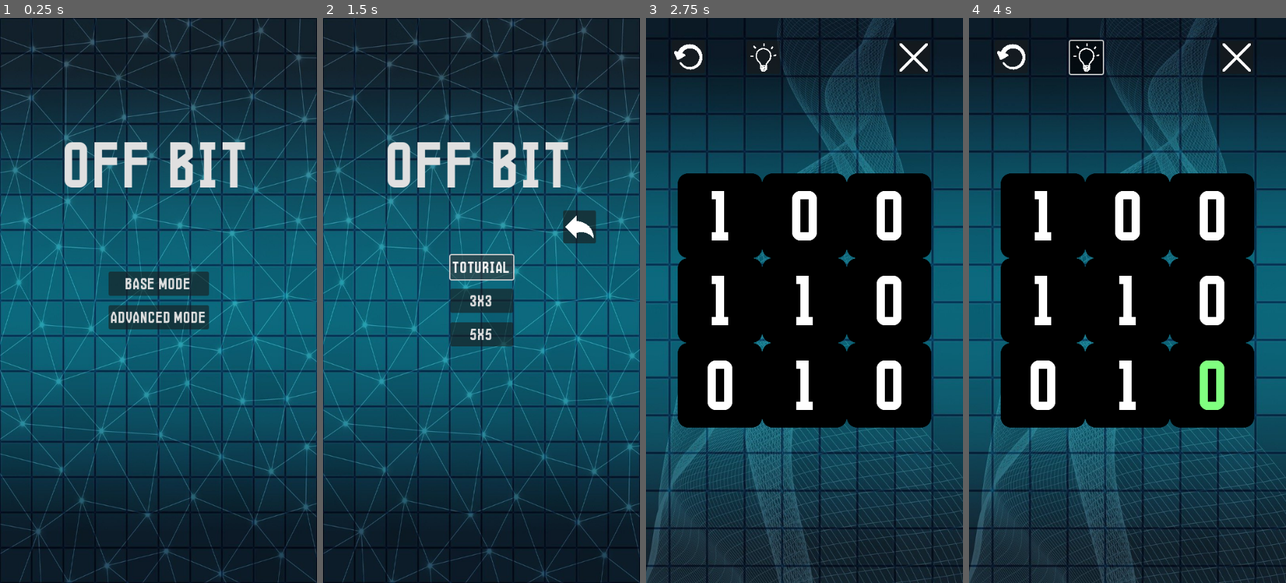
Above: before the commit, frames 1-4 (left to right).
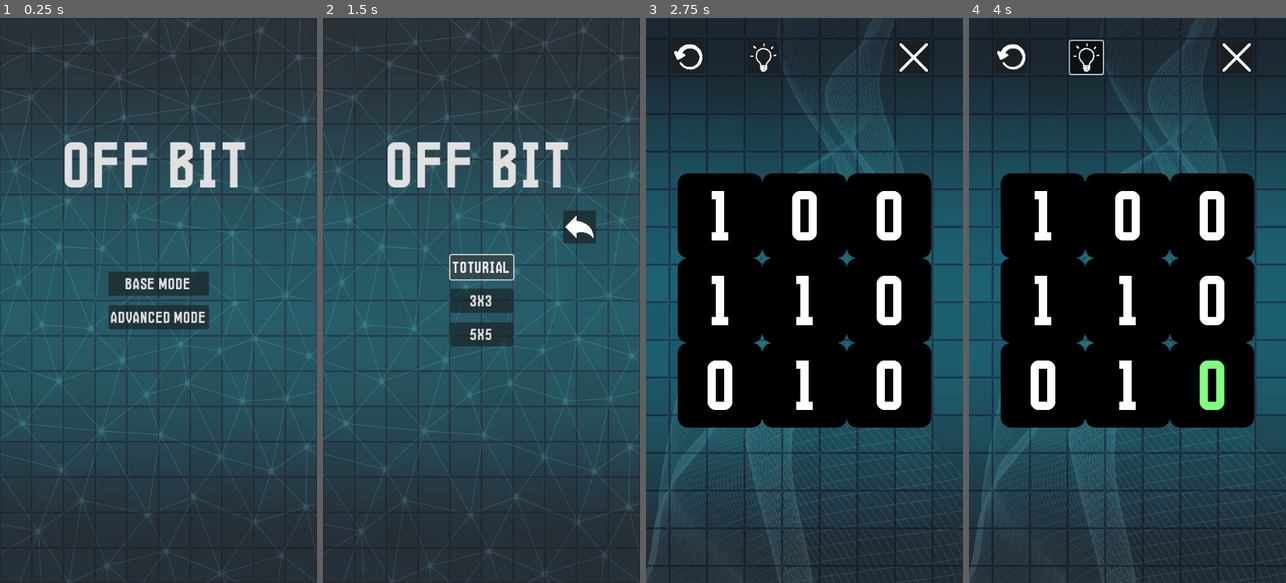
Above: after the commit, the same moments.

Repository: SytonK/off-bit
Game: Godot game, scene res://scenes/UI/menus/main menu/main_menu.tscn
Same seed, same stepped clock (60 frames per second), same inputs: the game is played once before the commit and once after it.
Inputs (mouse positions are in pixels of both pictures, inside the frame that each line leads up to):
- Up to frame 1 (0.25 s): no input
- Up to frame 2 (1.5 s): click "Base mode" at 0.5 s; click "Toturial" at 1.25 s
- Up to frame 3 (2.75 s): click "3x3" at 2 s
- Up to frame 4 (4 s): click (1010, 57) at 2.75 s; click (1086, 57) at 3.5 s

The runs differ from the first frame. In frame 1, 70% of the frame differs, in the area x 0-100%, y 0-100%; in frame 2, 70%; in frame 3, less than 0.1%; in frame 4, less than 0.1%.

Commit message:
ui/change background modulate

Diff:
--- a/scenes/UI/menus/main menu/main_menu.tscn
+++ b/scenes/UI/menus/main menu/main_menu.tscn
@@ -10,6 +10,8 @@
 script = ExtResource("1_f6swy")
 
 [node name="TextureRect" type="TextureRect" parent="."]
+modulate = Color(1, 1, 1, 0.784314)
+self_modulate = Color(1, 1, 1, 0.75)
 anchors_preset = 15
 anchor_right = 1.0
 anchor_bottom = 1.0
--- a/scenes/game/game.tscn
+++ b/scenes/game/game.tscn
@@ -12,6 +12,7 @@
 script = ExtResource("1_sul5r")
 
 [node name="Sprite2D" type="Sprite2D" parent="."]
+self_modulate = Color(1, 1, 1, 0.75)
 position = Vector2(296, 483)
 scale = Vector2(0.8, 0.8)
 texture = ExtResource("2_5i0tg")
